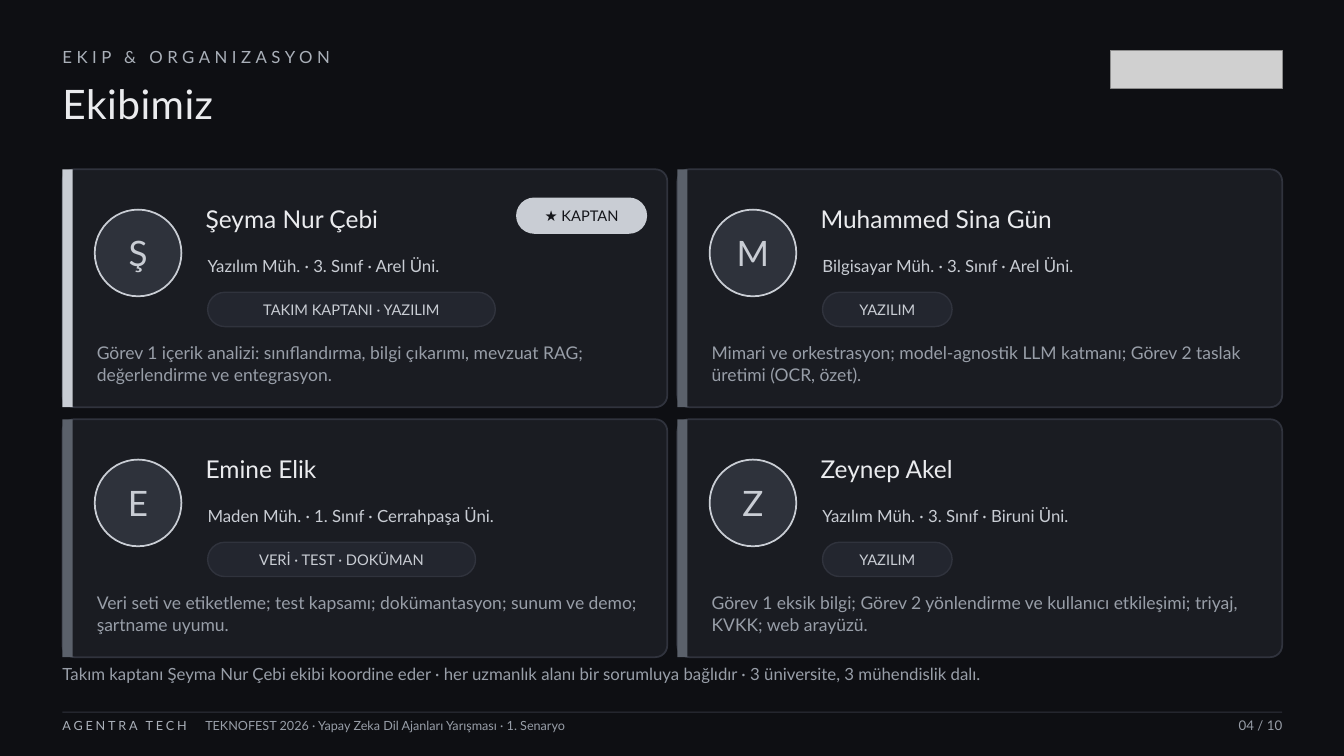
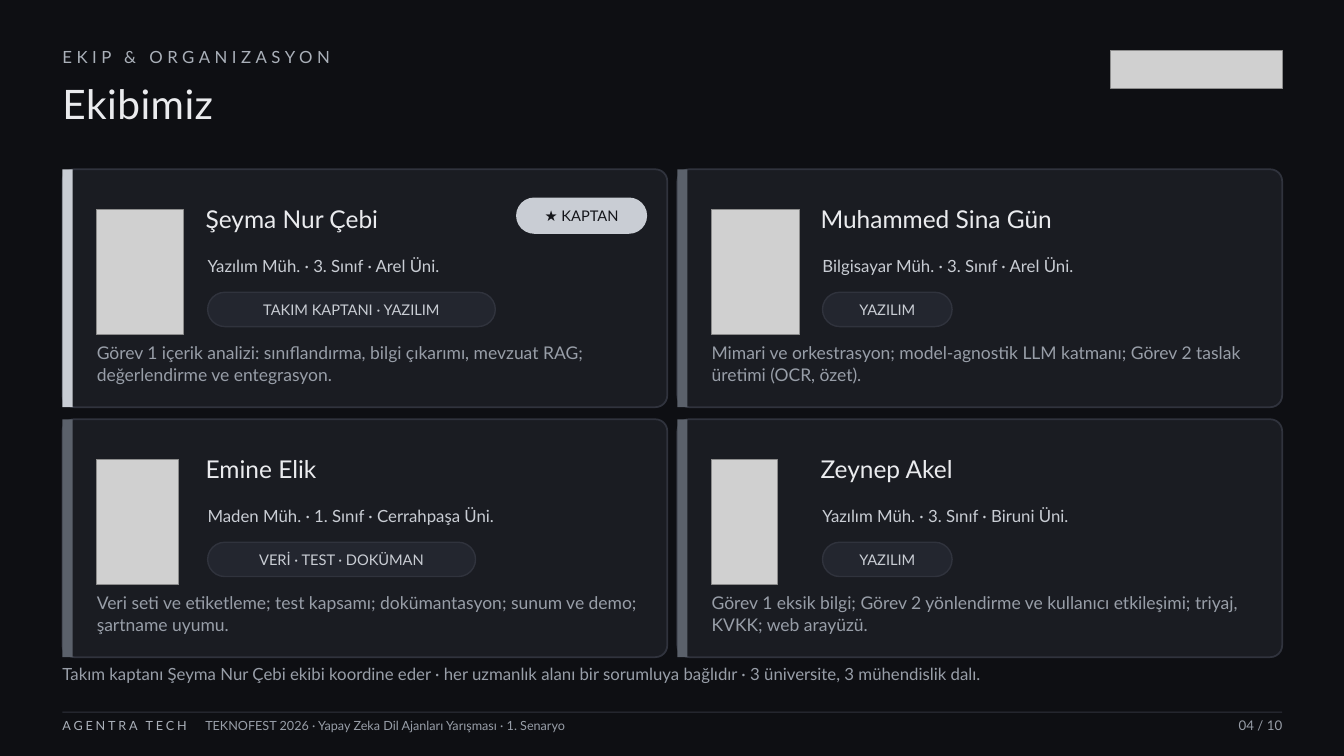
Before and after one commit to msgxr/teknofest-2026-kamu-evrak-akilli-ajan, a slide deck: slide 4 of presentations/Agentra_Tech_Takim_Tanitim_Sunum.pptx. Drawn at 1344x756 pixels with LibreOffice and Linux fonts; fonts in the diff are those of the drawing; grey boxes stand for pictures. Boxes give left, top, right and bottom in pixels: in the first picture for what was removed or moved away, otherwise in the second. Text is boxed around its words. In the diff, an @@ line names an element or a change of style, - is before the commit and + after.

```diff
--- a/presentations/Agentra_Tech_Takim_Tanitim_Sunum.pptx
+++ b/presentations/Agentra_Tech_Takim_Tanitim_Sunum.pptx
@@ ellipse removed at <box>95,210,181,296</box> @@
-Ş
@@ picture added at <box>97,210,184,335</box> @@
@@ ellipse removed at <box>710,210,797,296</box> @@
-M
@@ picture added at <box>712,210,800,335</box> @@
@@ ellipse removed at <box>95,460,181,546</box> @@
-E
@@ picture added at <box>97,460,178,585</box> @@
@@ ellipse removed at <box>710,460,797,546</box> @@
-Z
@@ picture added at <box>712,460,777,585</box> @@
```
Also in this commit, not shown: 5 other files.
